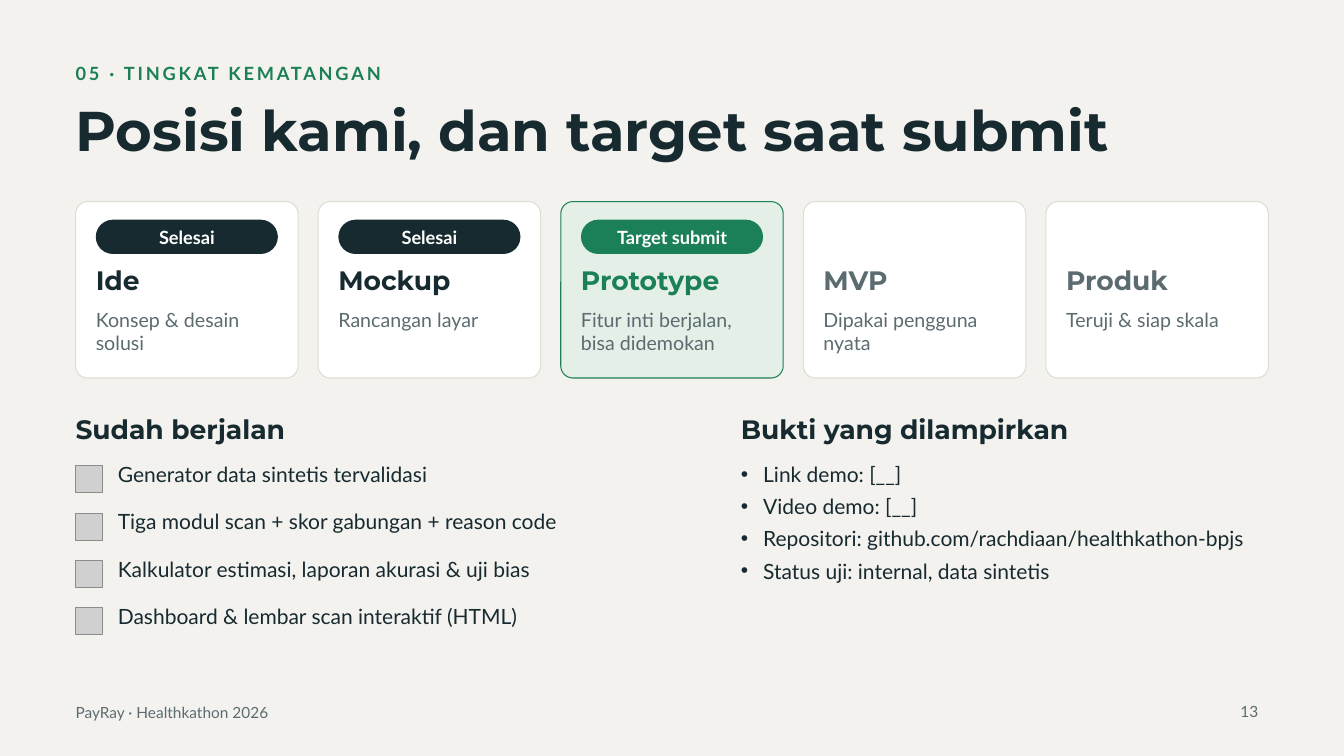
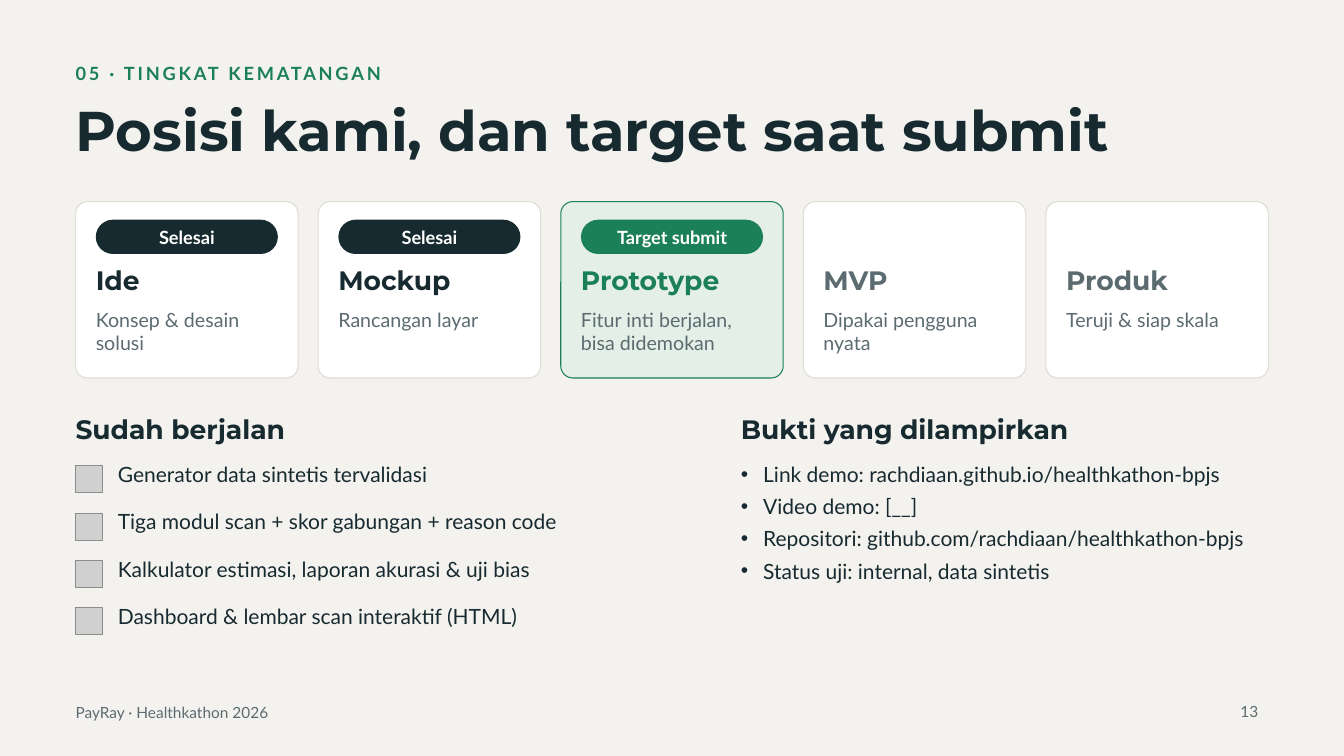
Before and after one commit to karuqii9704/healthkathon-bpjs, a slide deck: slide 13 of docs/deck/PayRay_Healthkathon2026_revisi.pptx. Drawn at 1344x756 pixels with LibreOffice and Linux fonts; fonts in the diff are those of the drawing; grey boxes stand for pictures. Boxes give left, top, right and bottom in pixels: in the first picture for what was removed or moved away, otherwise in the second. Text is boxed around its words. In the diff, an @@ line names an element or a change of style, - is before the commit and + after.

```diff
--- a/docs/deck/PayRay_Healthkathon2026_revisi.pptx
+++ b/docs/deck/PayRay_Healthkathon2026_revisi.pptx
@@ text at box(763, 466, 1219, 486): text changed @@
-• Link demo: [__]
+• Link demo: rachdiaan.github.io/healthkathon-bpjs
```
Also in this commit, not shown: 5 other files.
